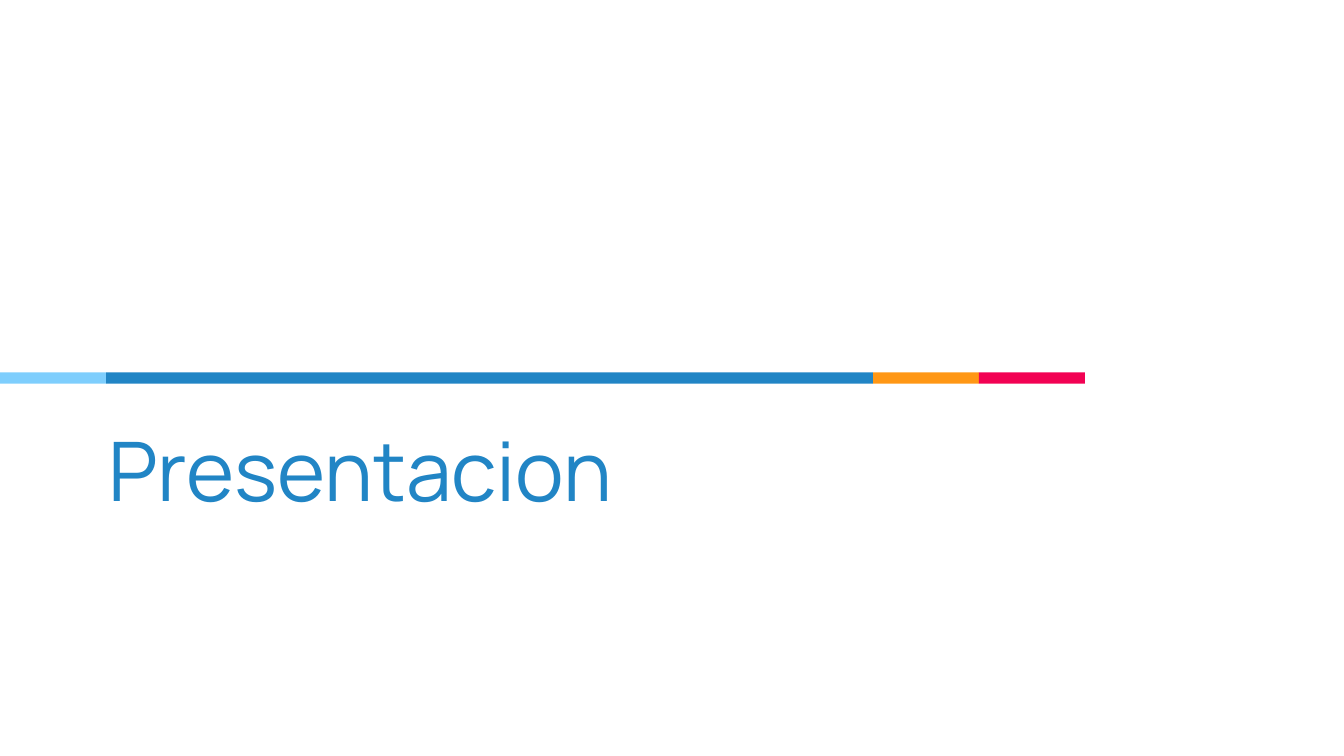
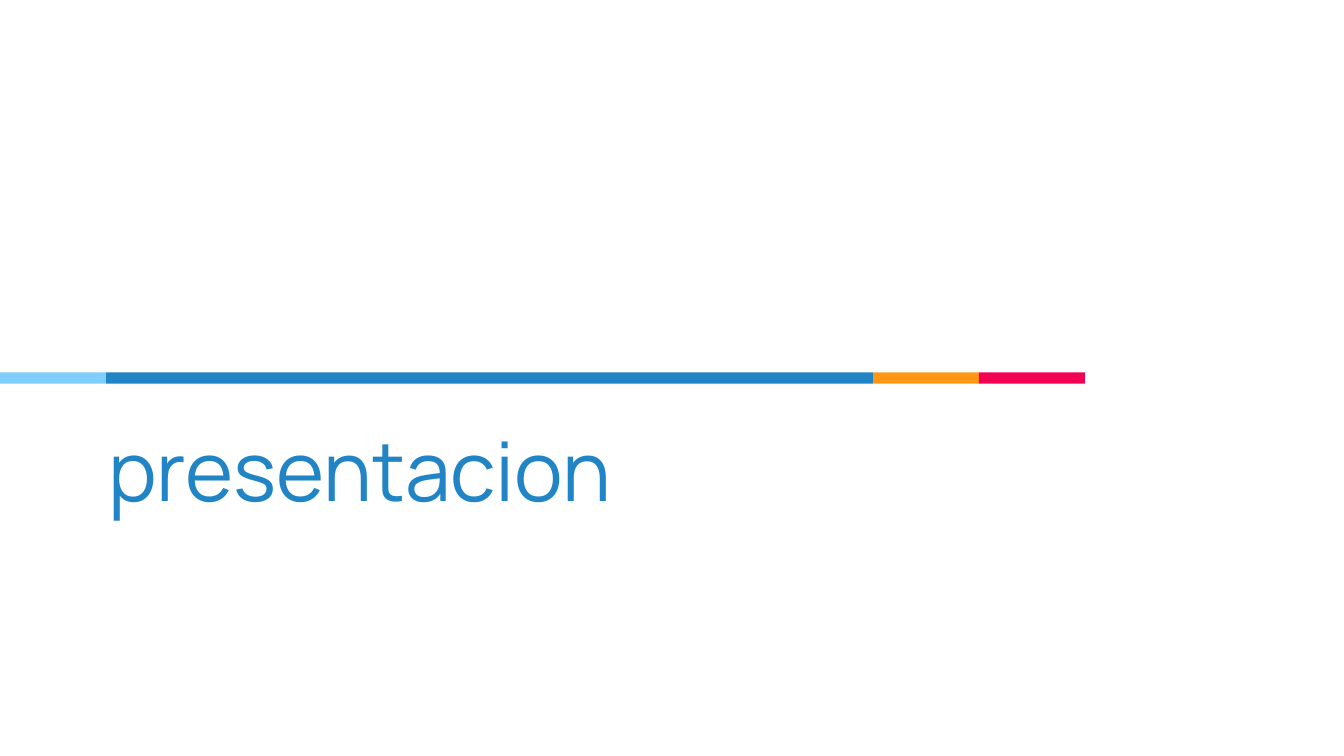
Before and after one commit to Aldo-Meztas/python-pptx, a slide deck: slide 1 of Salida.pptx. Drawn at 1344x756 pixels with LibreOffice and Linux fonts; fonts in the diff are those of the drawing. Boxes give left, top, right and bottom in pixels: in the first picture for what was removed or moved away, otherwise in the second. Text is boxed around its words. In the diff, an @@ line names an element or a change of style, - is before the commit and + after.

```diff
--- a/Salida.pptx
+++ b/Salida.pptx
@@ title at bbox=[108, 441, 611, 521]: text changed @@
-Presentacion
+presentacion
```
Also in this commit, not shown: 2 other slides changed, 2 slides added, 1 other file.
